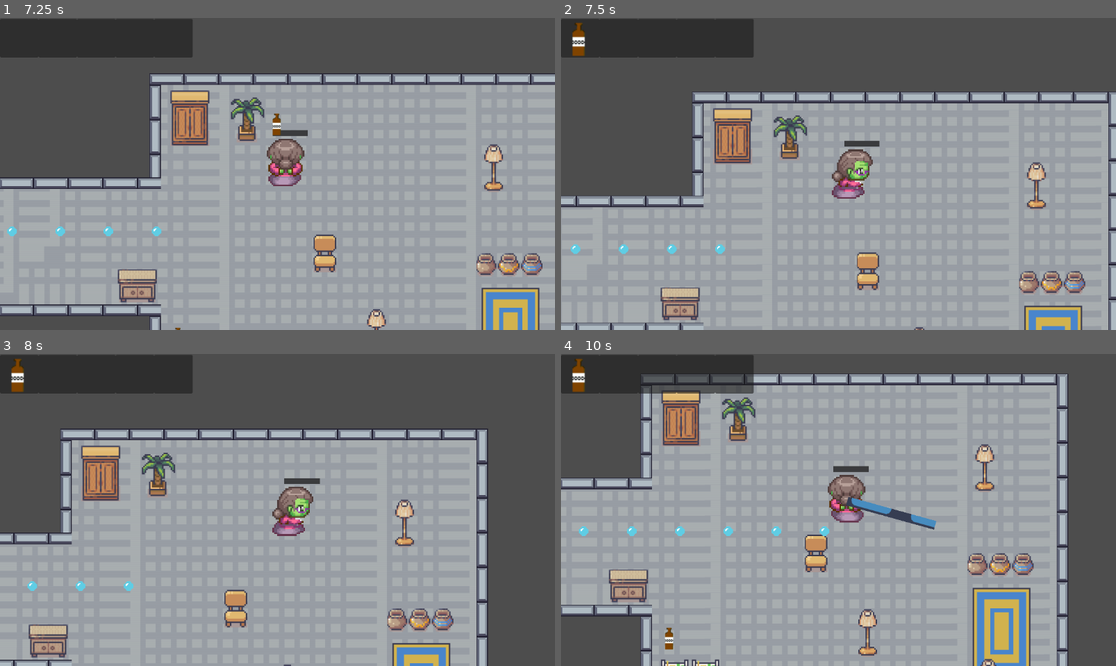
Above: before the commit, frames 1-4 (two rows, left to right).
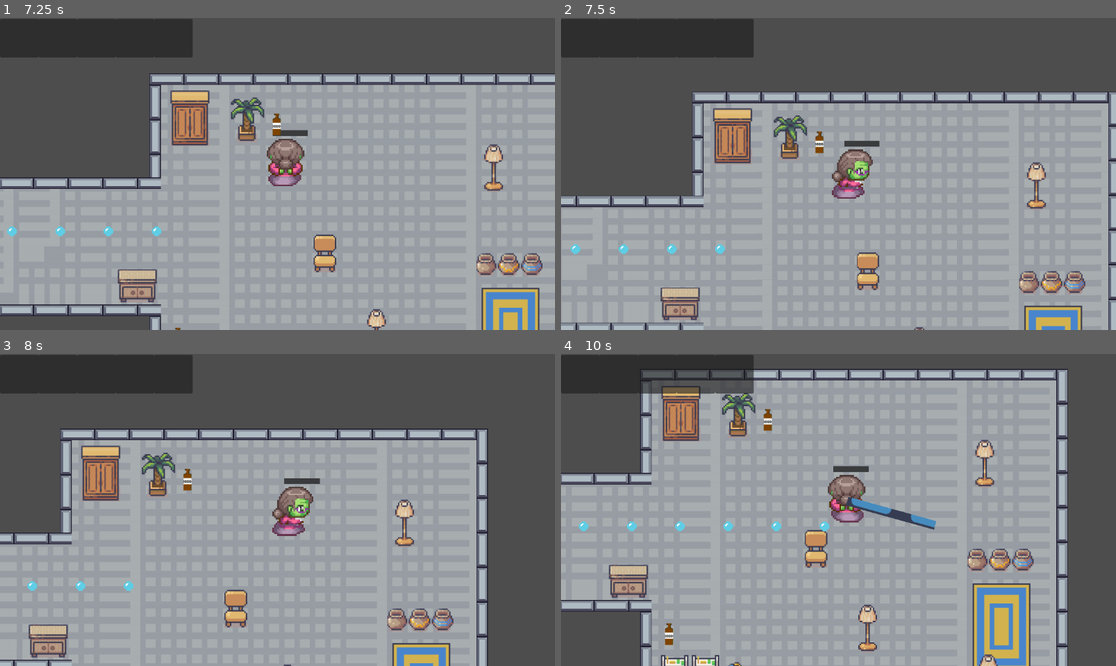
Above: after the commit, the same moments.

Repository: NickPerlich/Deathma
Game: Godot game, scene res://main.tscn
Same seed, same stepped clock (60 frames per second), same inputs: the game is played once before the commit and once after it. The engine's default icon, where the game draws it, is replaced by a stand-in: a white triangle on a blue panel in a dark square.
Inputs (mouse positions are in pixels of both pictures, inside the frame that each line leads up to):
- Up to frame 1 (7.25 s): move the mouse to (399, 158) at 0.52 s; hold D (input_right) 0.53-1.28 s; hold 1 (Slot_1) 0.53-1.28 s; move the mouse to (166, 189) at 1.27 s; hold S (input_down) 1.28-2.03 s; tap 2 (Slot_2) at 1.35 s; move the mouse to (333, 105) at 2.02 s; hold D (input_right) 2.03-2.78 s; hold 3 (Slot_3) 2.03-2.78 s; move the mouse to (249, 236) at 2.77 s; hold W (input_up) 2.78-3.53 s; tap 4 (Slot_4) at 2.85 s; move the mouse to (444, 220) at 3.52 s; hold 5 (Slot_5) 3.53-4.28 s; hold A (input_left) 3.53-5.03 s; move the mouse to (111, 127) at 4.27 s; click (111, 127) at 4.35 s; move the mouse to (305, 174) at 5.02 s; hold S (input_down) 5.03-5.78 s; hold Right mouse button (shoot) 5.03-5.78 s; move the mouse to (194, 96) at 5.77 s; hold D (input_right) 5.78-6.53 s; tap 1 (Slot_1) at 5.85 s; move the mouse to (399, 158) at 6.52 s; hold W (input_up) from 6.53 s (still down); hold 2 (Slot_2) from 6.53 s (still down)
- Up to frame 2 (7.5 s): move the mouse to (727, 189) at 7.27 s; release W (input_up) at 7.28 s; release 2 (Slot_2) at 7.28 s; hold D (input_right) from 7.28 s (still down); tap 3 (Slot_3) at 7.35 s
- Up to frame 3 (8 s): keep holding D (input_right)
- Up to frame 4 (10 s): move the mouse to (894, 441) at 8.02 s; release D (input_right) at 8.03 s; hold S (input_down) 8.03-8.78 s; hold 4 (Slot_4) 8.03-8.78 s; move the mouse to (810, 572) at 8.77 s; hold A (input_left) 8.78-9.53 s; tap 5 (Slot_5) at 8.85 s; move the mouse to (1005, 556) at 9.52 s; press the mouse at (1005, 556) at 9.53 s; hold W (input_up) from 9.53 s (still down)

Frame 1 is identical in both runs. In frame 2, 0.3% of the frame differs, in the area x 2-48%, y 1-44%; in frame 3, 0.3%; in frame 4, 11%, in the area x 0-92%, y 1-100%.
Error in both runs: Invalid access of index '0' on a base object of type: 'Array'. (res://inventory.gd:30)

Commit message:
added a collisionshape to spit projectile and put spit projectile on layer 4, enemy on layer 3, and player on layer 2 so that spit projectile collides with player but not enemy

Diff:
--- a/Lab 5 Moving Character/Characters/enemy.tscn
+++ b/Lab 5 Moving Character/Characters/enemy.tscn
@@ -11,7 +11,7 @@
 [node name="CharacterBody2D" type="CharacterBody2D"]
 texture_filter = 1
 scale = Vector2(5, 5)
-collision_layer = 2
+collision_layer = 4
 collision_mask = 3
 motion_mode = 1
 wall_min_slide_angle = 0.0
--- a/Lab 5 Moving Character/Characters/spit_projectile.tscn
+++ b/Lab 5 Moving Character/Characters/spit_projectile.tscn
@@ -6,9 +6,12 @@
 [sub_resource type="CircleShape2D" id="CircleShape2D_5o63j"]
 radius = 5.0
 
+[sub_resource type="CircleShape2D" id="CircleShape2D_7oig1"]
+radius = 5.0
+
 [node name="CharacterBody2D" type="CharacterBody2D"]
 texture_filter = 1
-collision_layer = 2
+collision_layer = 8
 collision_mask = 3
 script = ExtResource("1_j20yk")
 
@@ -20,4 +23,7 @@
 [node name="CollisionShape2D" type="CollisionShape2D" parent="Area2D"]
 shape = SubResource("CircleShape2D_5o63j")
 
+[node name="CollisionShape2D" type="CollisionShape2D" parent="."]
+shape = SubResource("CircleShape2D_7oig1")
+
 [connection signal="area_entered" from="Area2D" to="." method="_on_area_2d_area_entered"]
--- a/Lab 5 Moving Character/Scenes/main_character.tscn
+++ b/Lab 5 Moving Character/Scenes/main_character.tscn
@@ -134,6 +134,8 @@
 [node name="CharacterBody2D" type="CharacterBody2D"]
 position = Vector2(-40, 8)
 scale = Vector2(3, 3)
+collision_layer = 2
+collision_mask = 13
 script = ExtResource("1_6hlhd")
 
 [node name="Sprite2D" type="AnimatedSprite2D" parent="."]
Not shown: 1 places in Lab 5 Moving Character/Characters/spit_projectile.tscn that only renumber resources
